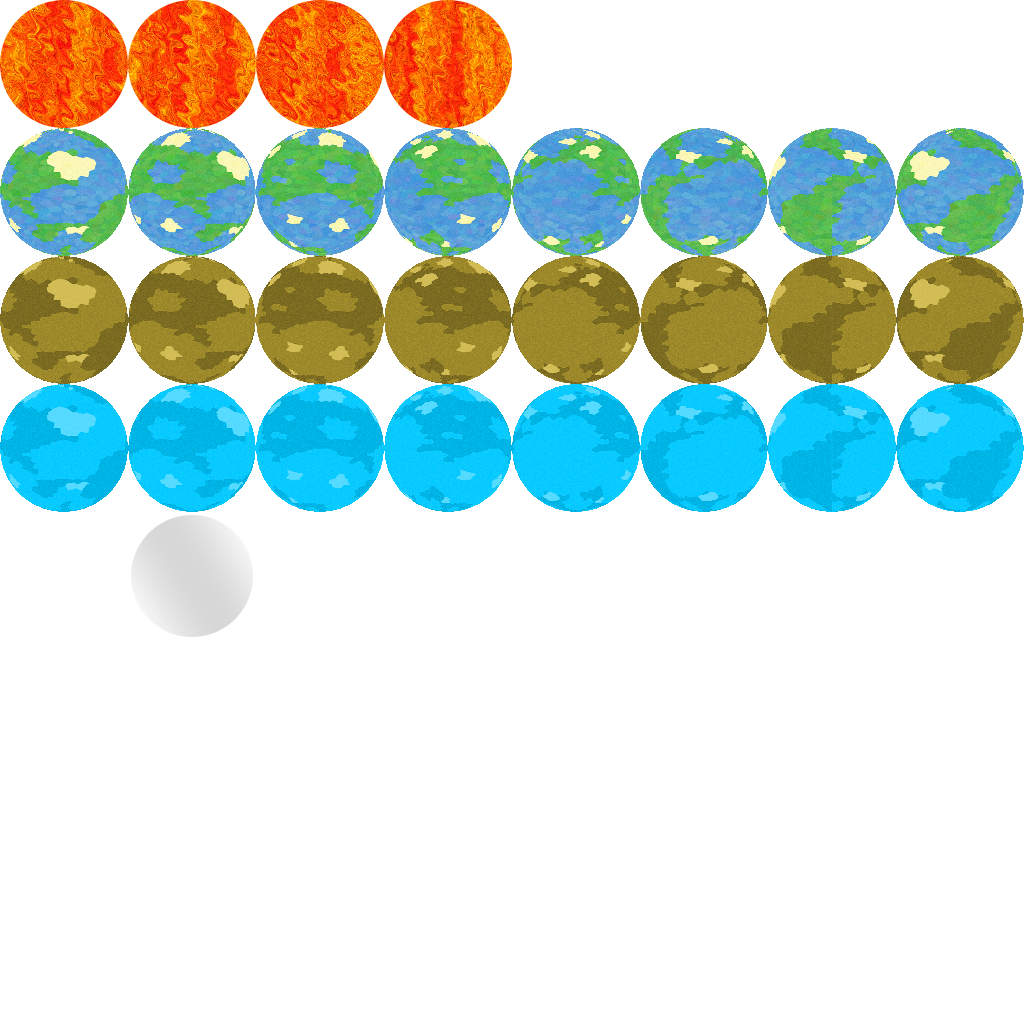
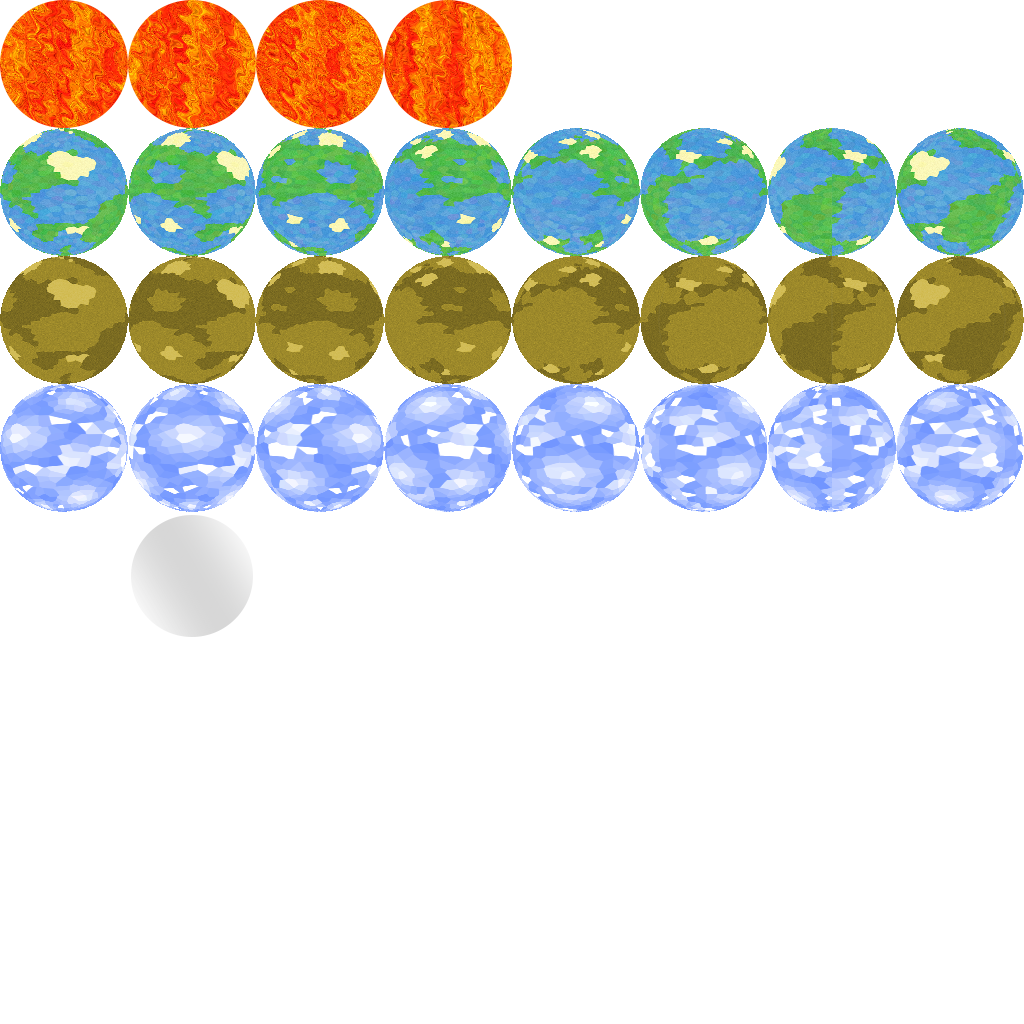
Before/after of a w=1024, h=1024 layered artwork. What changed in the layer stack:
removed group "Group 1" (2 layers) over [0, 384, 1024, 512]
renamed "Layer 3 copy" to "Layer 4", moved it out of group "Group 1", painted on it over [0, 384, 1024, 512]
